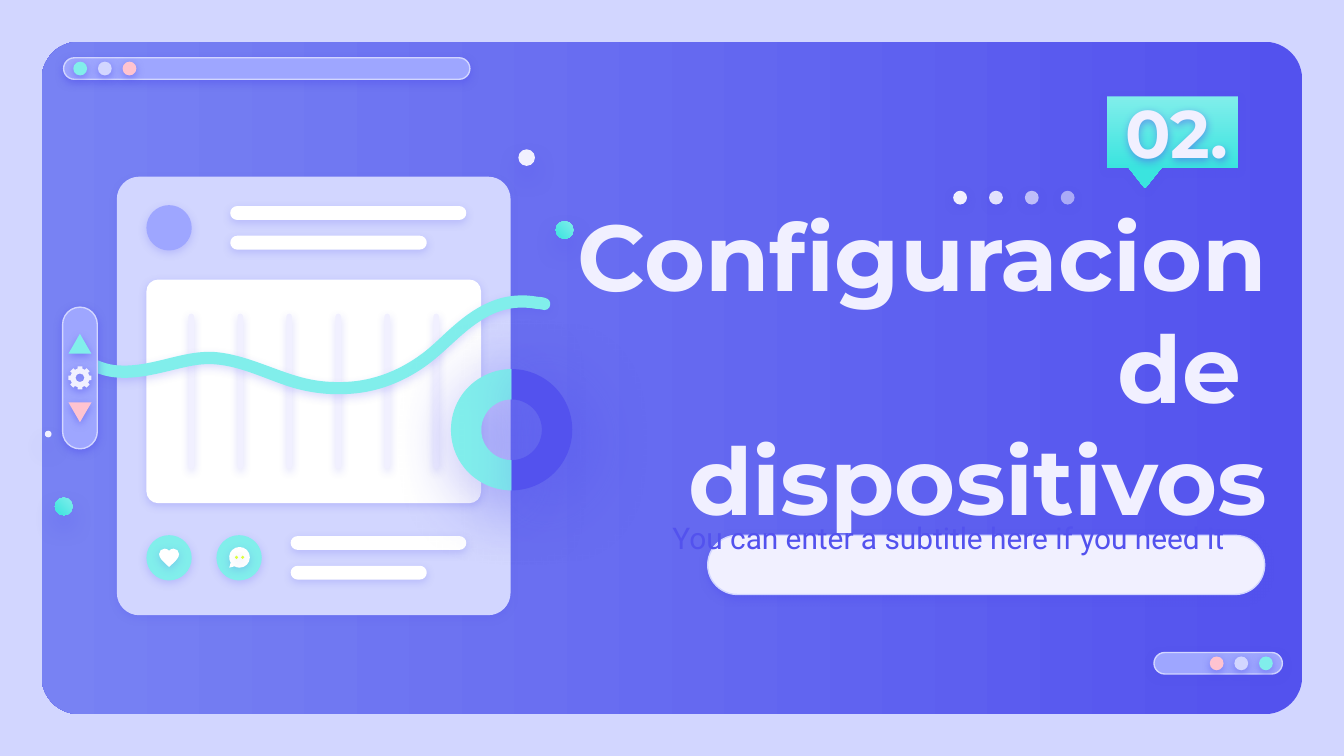
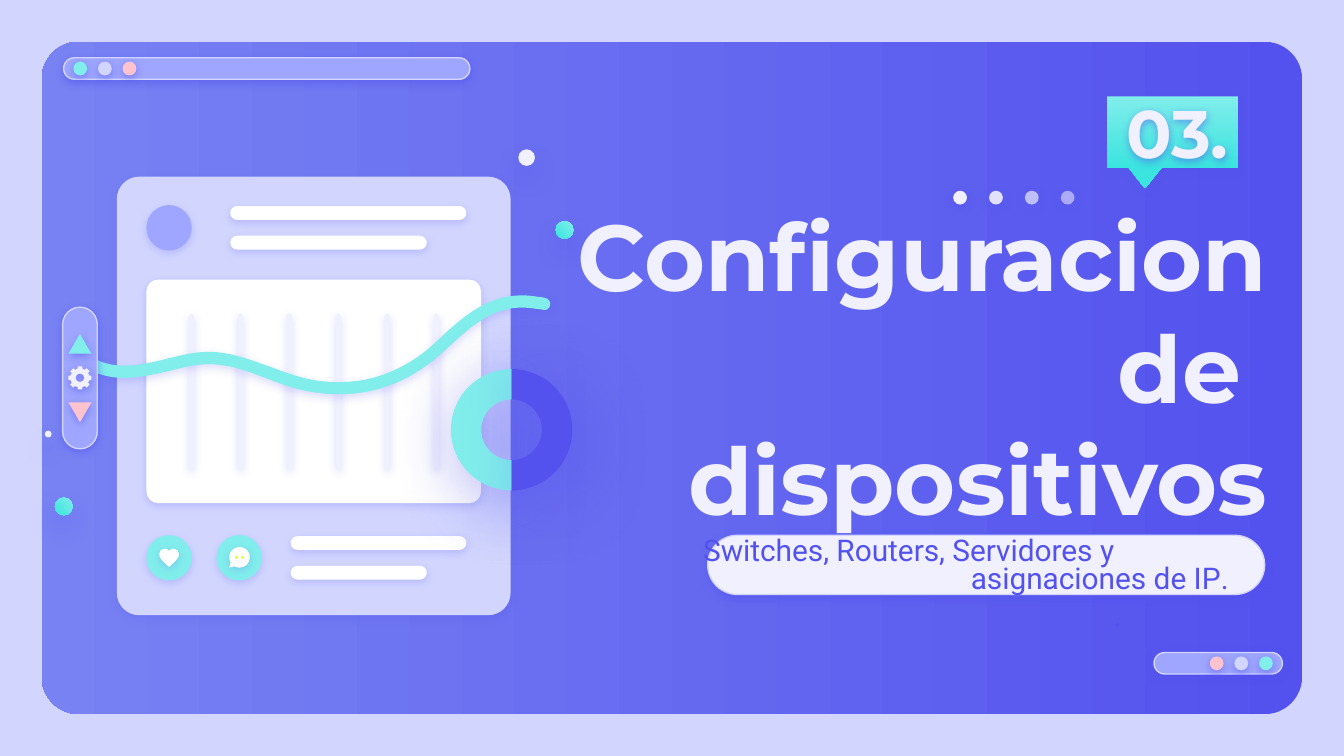
Before and after one commit to AngelHusielLaraHernandez/ProyectoRedesFI, a slide deck: slide 6 of utils/PresentacionRedesDeDatos.pptx (slide 10 before the commit). Drawn at 1344x756 pixels with LibreOffice and Linux fonts; fonts in the diff are those of the drawing. Boxes give left, top, right and bottom in pixels: in the first picture for what was removed or moved away, otherwise in the second. Text is boxed around its words. In the diff, an @@ line names an element or a change of style, - is before the commit and + after.

```diff
--- a/utils/PresentacionRedesDeDatos.pptx
+++ b/utils/PresentacionRedesDeDatos.pptx
@@ title at (x1=1126, y1=93, x2=1228, y2=174): text changed @@
-02.
+03.
@@ subtitle at (x1=703, y1=533, x2=1114, y2=568): text changed @@
-You can enter a subtitle here if you need it
+Switches, Routers, Servidores y
+.
@@ text added at (x1=971, y1=561, x2=1229, y2=596), 16 pt, text #5352EE @@
+asignaciones de IP.
```
Also in this commit, not shown: 9 other slides changed, 4 other files.
